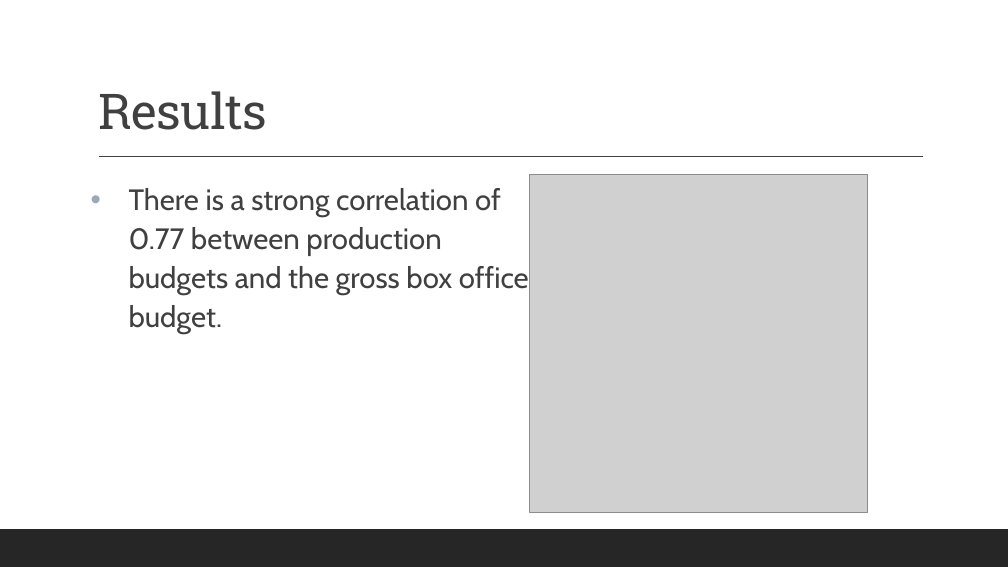
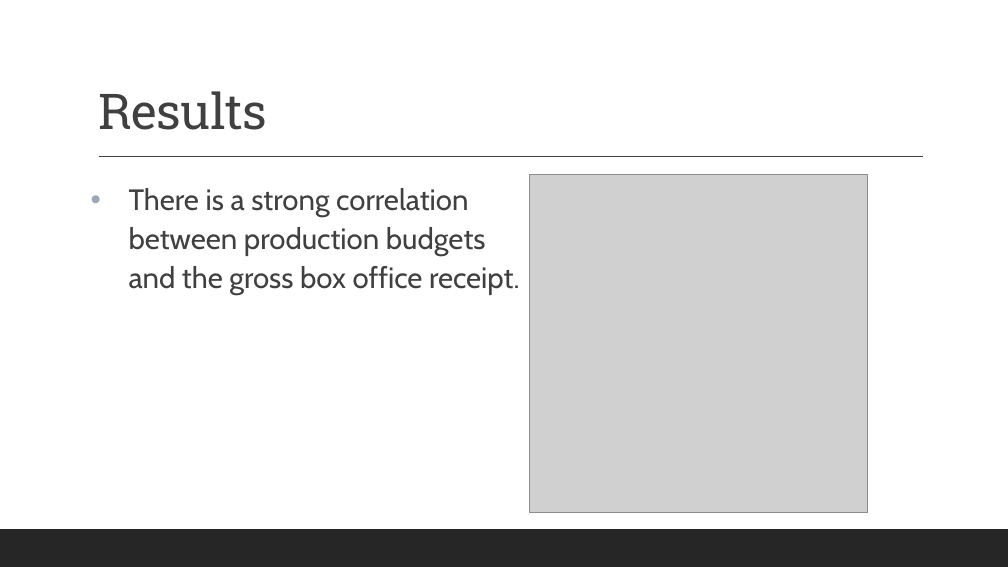
Before and after one commit to Bmdubs88/Flatiron-Project-1, a slide deck: slide 6 of Microsoft Project Blockbuster.pptx. Drawn at 1008x567 pixels with LibreOffice and Linux fonts; fonts in the diff are those of the drawing; grey boxes stand for pictures. Boxes give left, top, right and bottom in pixels: in the first picture for what was removed or moved away, otherwise in the second. Text is boxed around its words. In the diff, an @@ line names an element or a change of style, - is before the commit and + after.

```diff
--- a/Microsoft Project Blockbuster.pptx
+++ b/Microsoft Project Blockbuster.pptx
@@ text at <box>129,188,520,295</box>: text changed @@
-• There is a strong correlation of 0.77 between production budgets and the gross box office budget.
+• There is a strong correlation between production budgets and the gross box office receipt.
```
Also in this commit, not shown: 3 other slides changed, 1 slide added, 7 other files.
